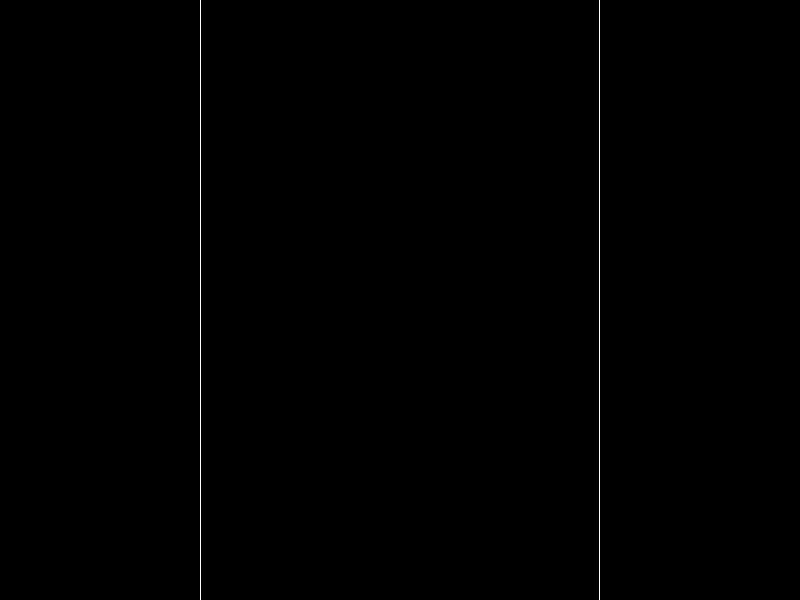
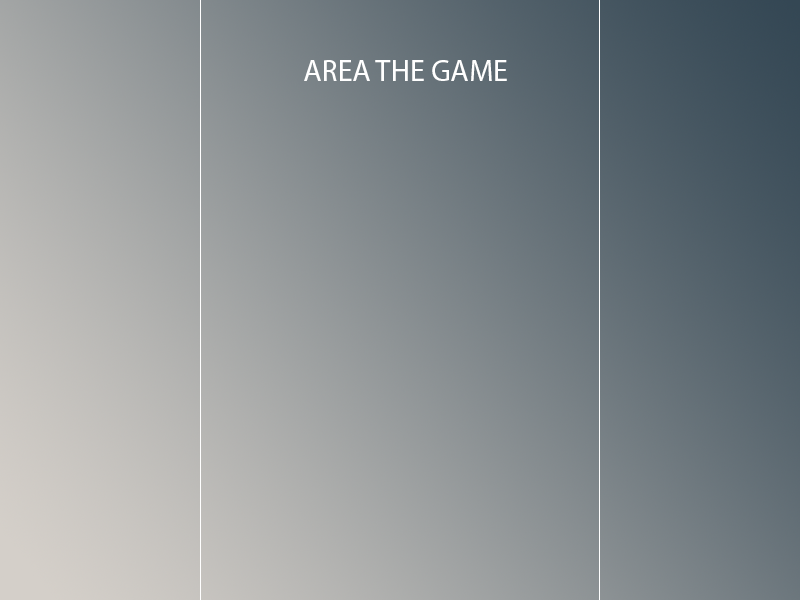
Two versions of the same layered image (w=800, h=600). Layer-by-layer changes:
added layer "AREA THE GAME" above "Слой 3" over (304, 60, 507, 81)
renamed "Слой 1" to "Слой 3", painted on it over (0, 0, 800, 600)
